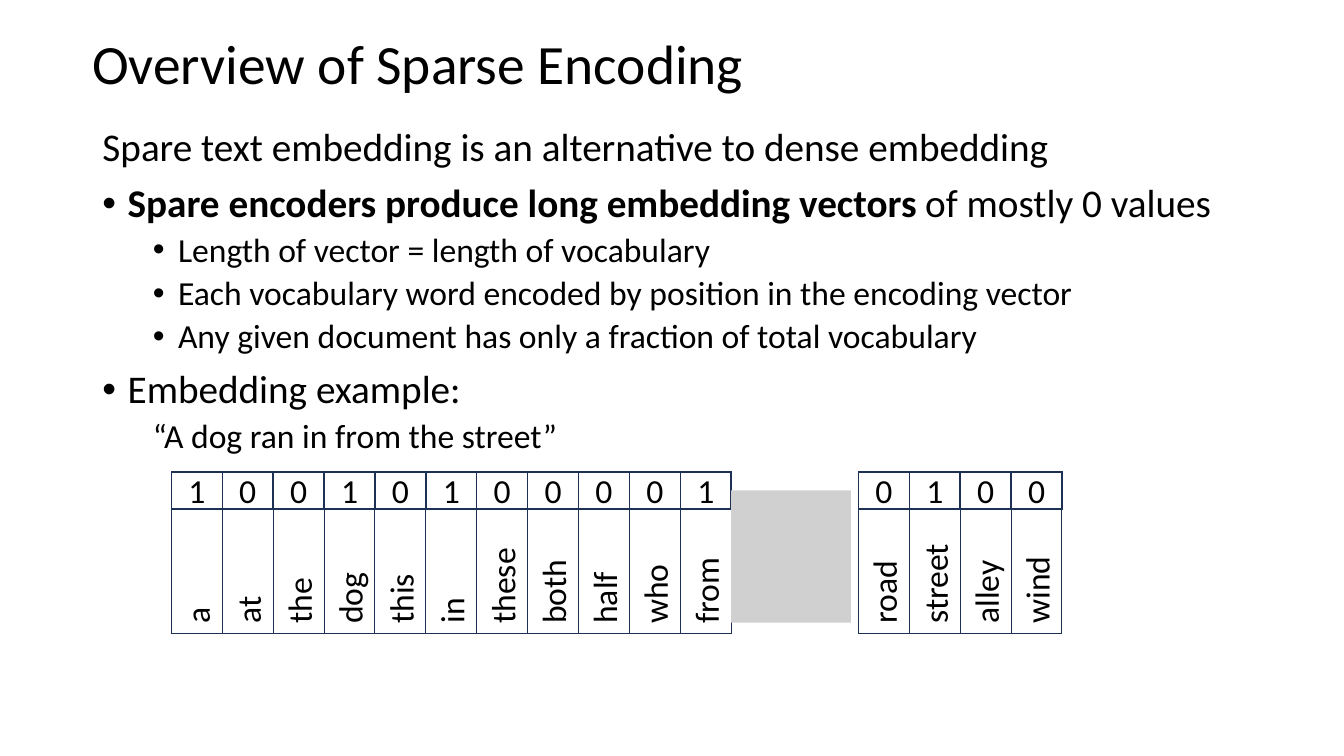
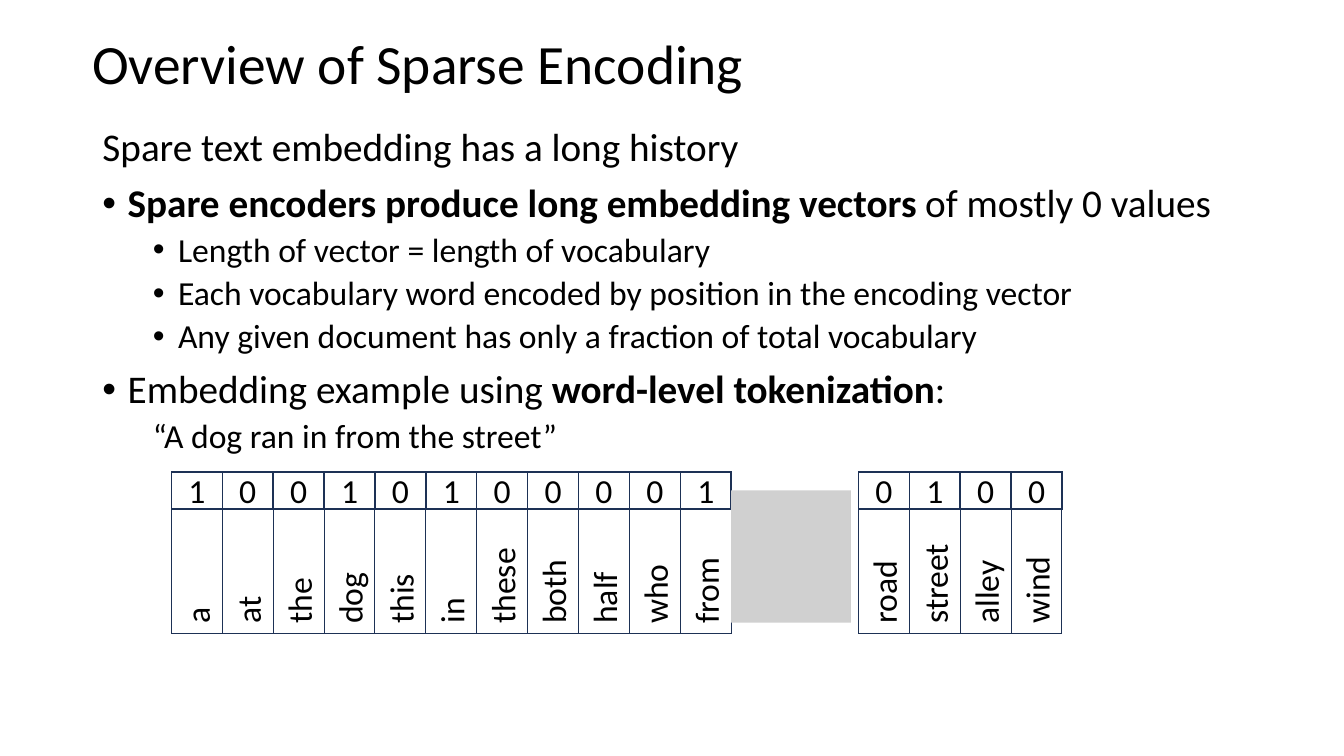
Before and after one commit to harelgabainew/school1, a slide deck: slide 19 of slides/6_InformationRetrivalSearch.pptx (slide 30 before the commit). Drawn at 1344x756 pixels with LibreOffice and Linux fonts; fonts in the diff are those of the drawing; grey boxes stand for pictures. Boxes give left, top, right and bottom in pixels: in the first picture for what was removed or moved away, otherwise in the second. Text is boxed around its words. In the diff, an @@ line names an element or a change of style, - is before the commit and + after.

```diff
--- a/slides/6_InformationRetrivalSearch.pptx
+++ b/slides/6_InformationRetrivalSearch.pptx
@@ text at <box>102,133,738,168</box>: text changed @@
-Spare text embedding is an alternative to dense embedding
+Spare text embedding has a long history
@@ text at <box>128,375,946,410</box>: text changed @@
-• Embedding example:
+• Embedding example using word-level tokenization:
```
Also in this commit, not shown: 4 other slides changed, 4 slides added.
